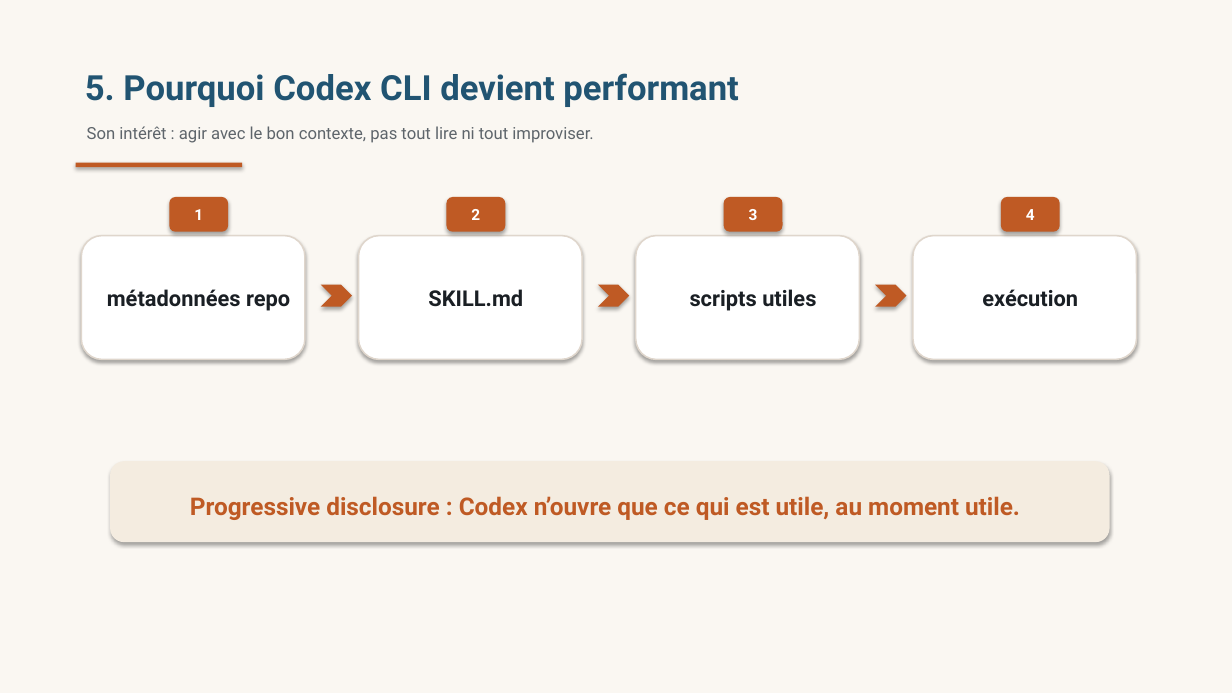
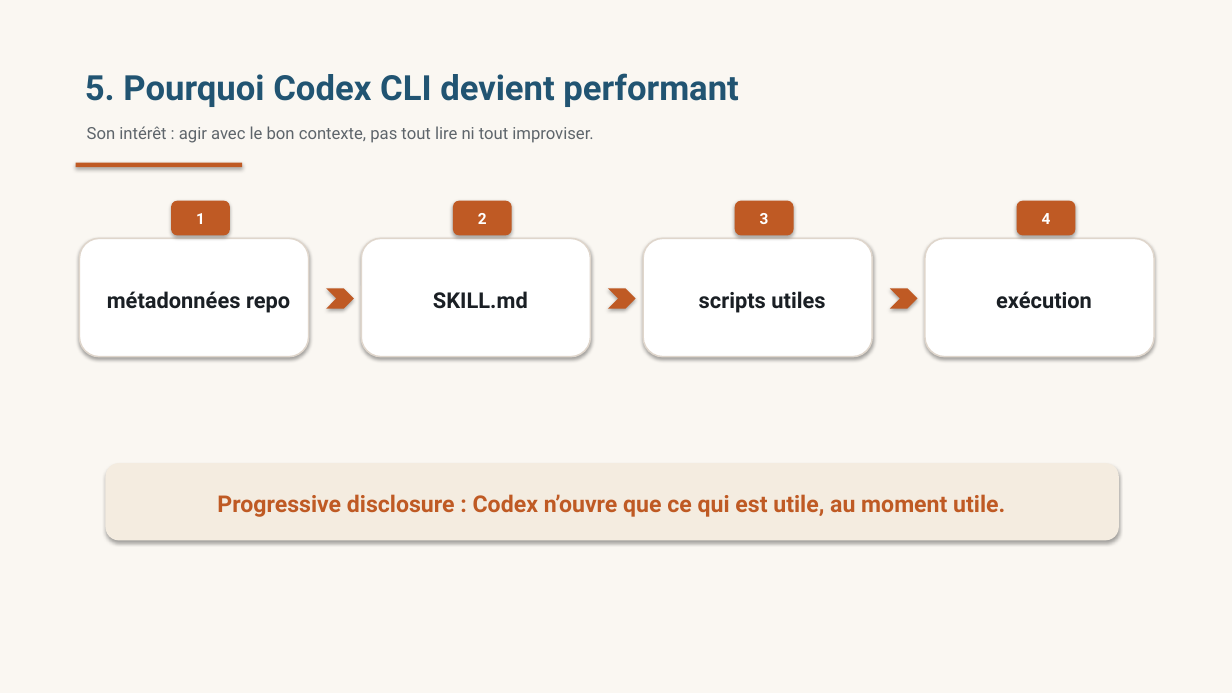
Before and after one commit to ThalesGroup/agilab, a slide deck: slide 5 of docs/source/TP Prompt Ingénierie.pptx. Drawn at 1232x693 pixels with LibreOffice and Linux fonts; fonts in the diff are those of the drawing. Boxes give left, top, right and bottom in pixels: in the first picture for what was removed or moved away, otherwise in the second. Text is boxed around its words. In the diff, an @@ line names an element or a change of style, - is before the commit and + after.

Commit message:
docs(slides): simplify prompt deck layout

```diff
--- a/docs/source/TP Prompt Ingénierie.pptx
+++ b/docs/source/TP Prompt Ingénierie.pptx
@@ text "1" moved from (x1=194, y1=209, x2=203, y2=220) to (x1=196, y1=213, x2=205, y2=224) @@
@@ rounded rectangle moved from (x1=170, y1=198, x2=227, y2=231) to (x1=172, y1=201, x2=229, y2=235) @@
@@ text "4" moved from (x1=1026, y1=209, x2=1035, y2=220) to (x1=1042, y1=213, x2=1051, y2=224) @@
@@ rounded rectangle moved from (x1=1002, y1=198, x2=1059, y2=231) to (x1=1018, y1=201, x2=1075, y2=235) @@
@@ rounded rectangle resized from (x1=81, y1=236, x2=305, y2=360) to (x1=79, y1=238, x2=309, y2=357) @@
@@ rounded rectangle resized from (x1=359, y1=236, x2=582, y2=360) to (x1=361, y1=238, x2=591, y2=357) @@
@@ rounded rectangle resized from (x1=636, y1=236, x2=860, y2=360) to (x1=643, y1=238, x2=872, y2=357) @@
@@ rounded rectangle resized from (x1=913, y1=236, x2=1137, y2=360) to (x1=925, y1=238, x2=1154, y2=357) @@
@@ 1 text, 1 rounded rectangle, 1 chevron moved together from (x1=321, y1=198, x2=505, y2=307) to (x1=326, y1=201, x2=511, y2=309) @@
@@ text "SKILL.md" moved from (x1=428, y1=289, x2=523, y2=307) to (x1=433, y1=291, x2=528, y2=309) @@
@@ 1 text, 1 rounded rectangle, 1 chevron moved together from (x1=598, y1=198, x2=782, y2=307) to (x1=608, y1=201, x2=793, y2=309) @@
@@ text "scripts utiles" moved from (x1=690, y1=289, x2=816, y2=311) to (x1=699, y1=291, x2=825, y2=313) @@
@@ chevron resized from (x1=875, y1=285, x2=907, y2=307) to (x1=890, y1=288, x2=918, y2=309) @@
@@ text "exécution" moved from (x1=982, y1=289, x2=1078, y2=307) to (x1=996, y1=291, x2=1092, y2=309) @@
@@ rounded rectangle resized from (x1=111, y1=462, x2=1109, y2=542) to (x1=106, y1=464, x2=1118, y2=540) @@
@@ text "Progressive disclosure : Codex n’ouvre ..." at (x1=217, y1=494, x2=1005, y2=517): size 19 to 18 pt @@
```
Also in this commit, not shown: 4 other slides changed, 1 other file.
